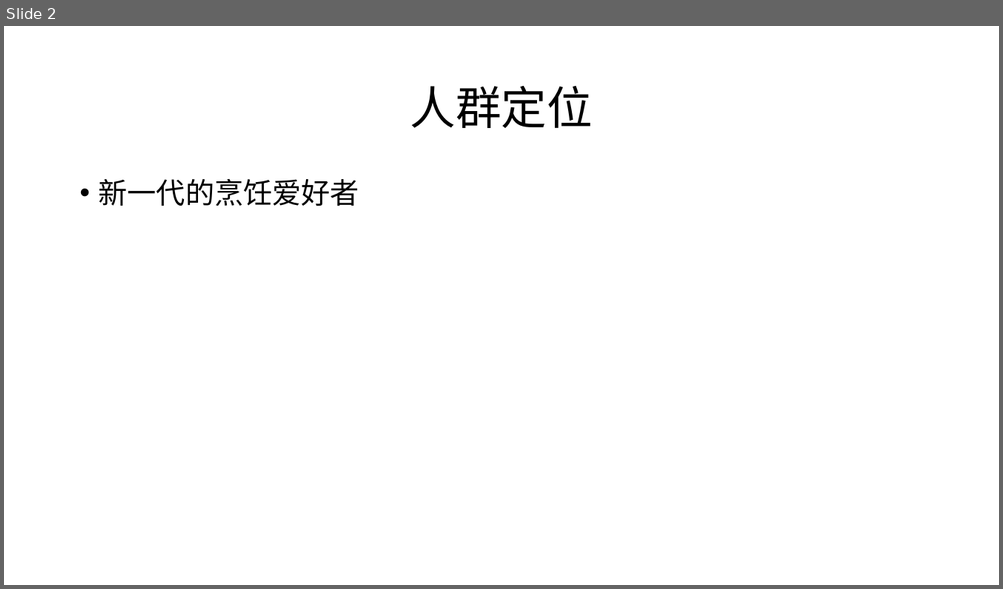
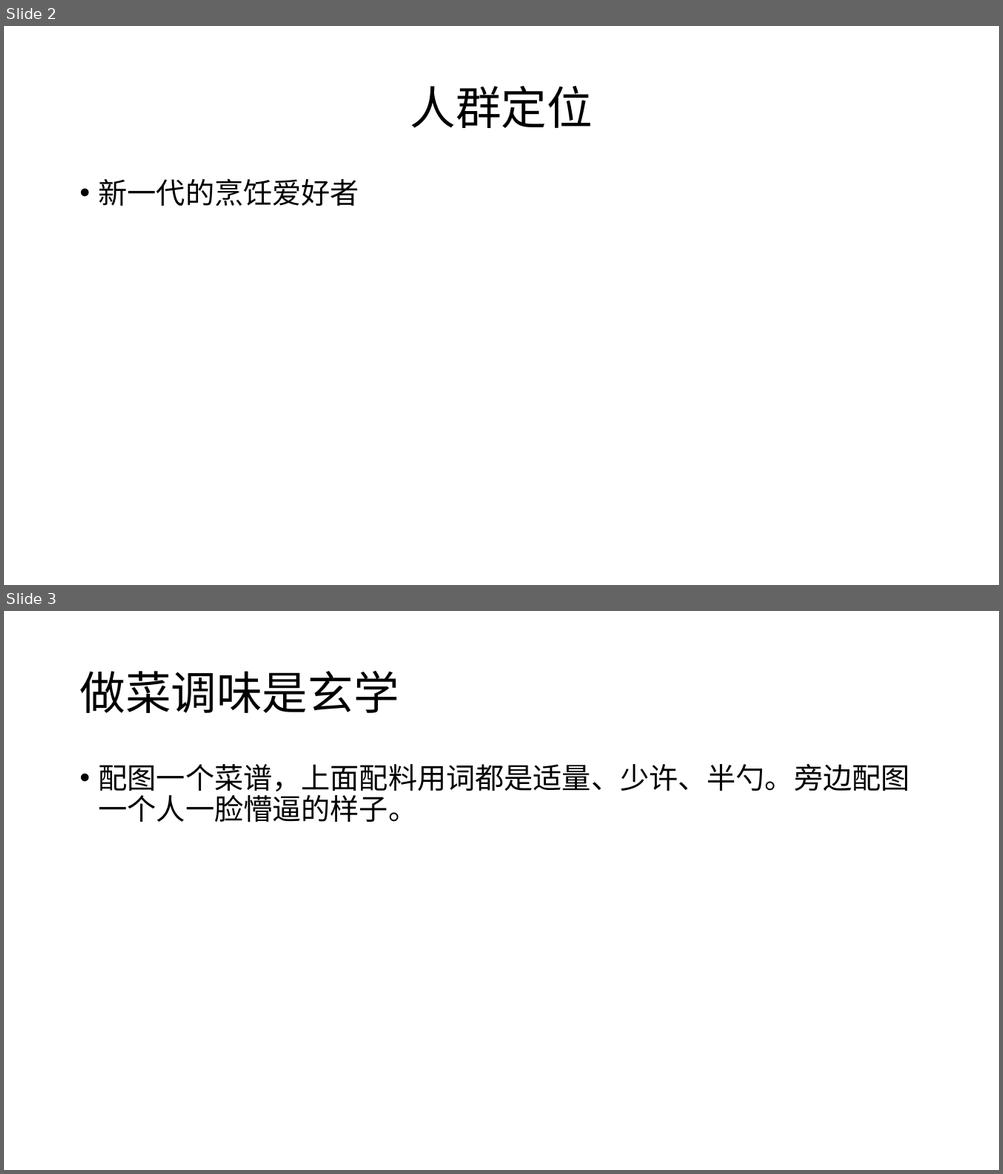
Before and after one commit to SauceX/SauceX-Doc, a slide deck: PPT/臻美味.pptx. Shown one above the other, each under a label of ours: slide 2 before the commit, slides 2 and 3 after it. The pictures are 1003x589 and 1003x1174 pixels, drawn with LibreOffice and Linux fonts; fonts in the diff are those of the drawing. Boxes give left, top, right and bottom in pixels: in the first picture for what was removed or moved away, otherwise in the second. Text is boxed around its words. In the diff, an @@ line names an element or a change of style, - is before the commit and + after.

```diff
--- a/PPT/臻美味.pptx
+++ b/PPT/臻美味.pptx
@@ slide 3 added at [4, 611, 999, 1170], background #FFFFFF @@
@@ title added at [79, 671, 398, 713], 44 pt, text #000000 @@
+做菜调味是玄学
@@ text added at [99, 764, 910, 823], 28 pt, text #000000 @@
+• 配图一个菜谱，上面配料用词都是适量、少许、半勺。旁边配图一个人一脸懵逼的样子。
```
Also in this commit, not shown: 5 other slides added.
